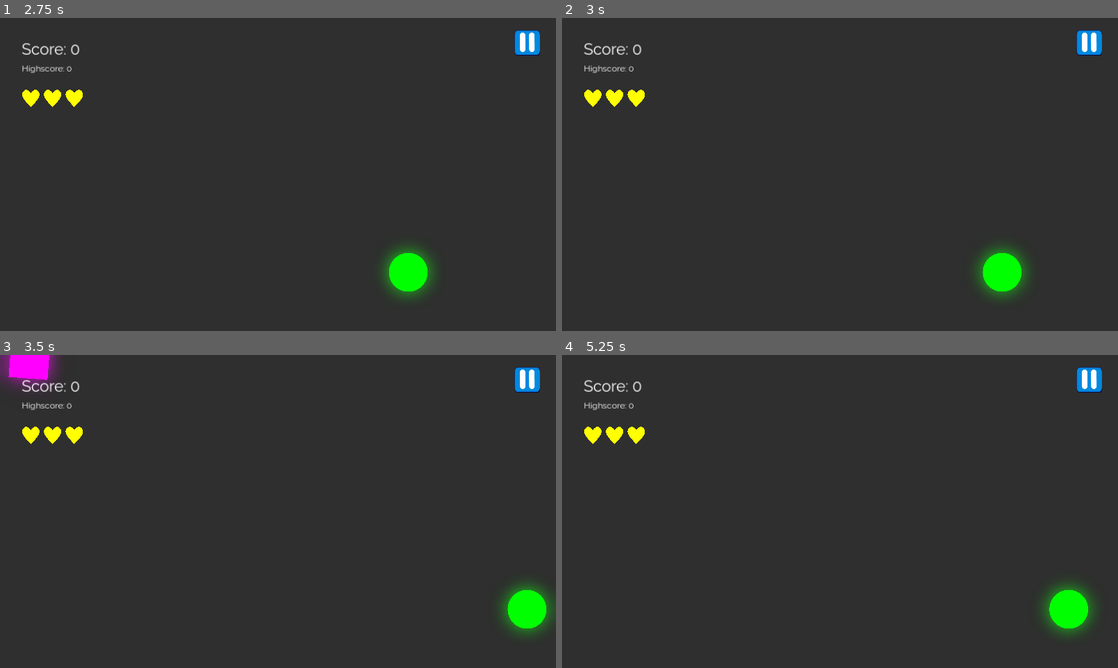
Above: before the commit, frames 1-4 (two rows, left to right).
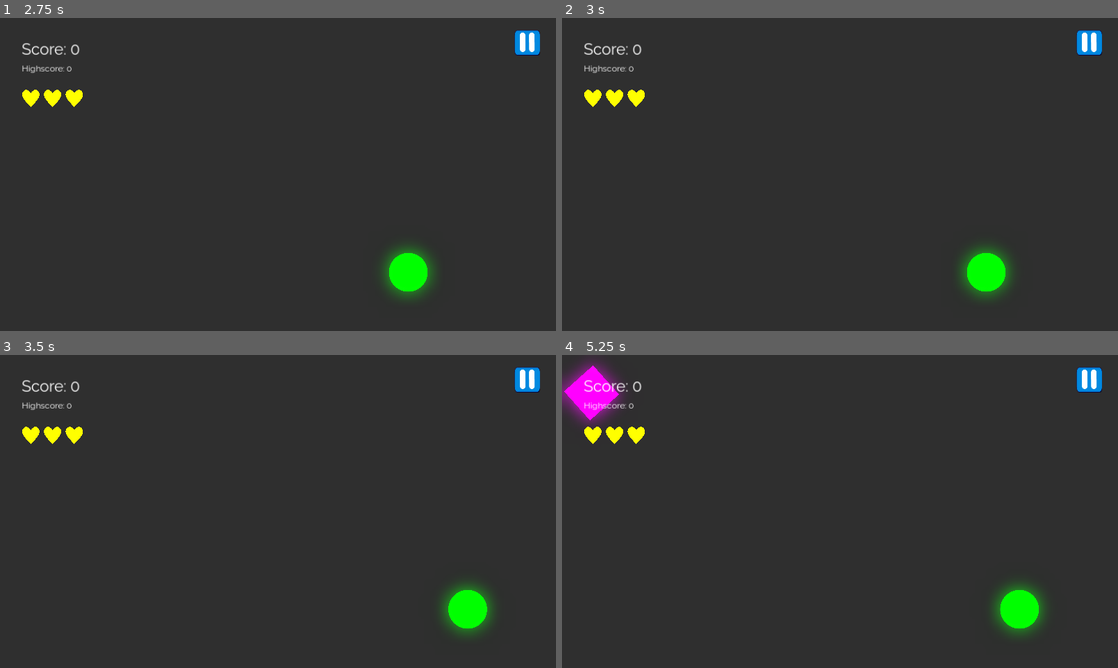
Above: after the commit, the same moments.

Repository: SkyDustGames/color-catcher
Game: Godot game, scene res://scenes/menu.tscn
The game is run twice, just before and just after one commit, with the same random seed, the same clock (stepped at 60 frames per second) and the same inputs.
Inputs:
- Up to frame 1 (2.75 s): click "Play" at 0.5 s; tap Enter at 1.25 s; hold Right (move_right) 1.28-2.03 s; hold E (slow_down, bound only after the commit) from 2.03 s (still down)
- Up to frame 2 (3 s): tap Space at 2.75 s; release E (slow_down, bound only after the commit) at 2.78 s; hold Right (move_right) from 2.78 s (still down)
- Up to frame 3 (3.5 s): keep holding Right (move_right)
- Up to frame 4 (5.25 s): release Right (move_right) at 4.28 s; hold Left (move_left) from 4.28 s (still down)

Frame 1 is identical in both runs. In frame 2, 1.3% of the frame differs, in the area x 71-84%, y 73-90%; in frame 3, 3.5%; in frame 4, 4.0%, in the area x 0-96%, y 2-90%.

Commit message:
Add ability to slow down game

Diff:
--- a/project.godot
+++ b/project.godot
@@ -58,6 +58,11 @@
 "events": [Object(InputEventKey,"resource_local_to_scene":false,"resource_name":"","device":-1,"window_id":0,"alt_press …(182 unchanged characters)…
 ]
 }
+slow_down={
+"deadzone": 0.5,
+"events": [Object(InputEventKey,"resource_local_to_scene":false,"resource_name":"","device":-1,"window_id":0,"alt_pressed":false,"shift_pressed":false,"ctrl_pressed":false,"meta_pressed":false,"pressed":false,"keycode":0,"physical_keycode":69,"key_label":0,"unicode":101,"echo":false,"script":null)
+]
+}
 
 [rendering]
 
--- a/scenes/game.tscn
+++ b/scenes/game.tscn
@@ -13,6 +13,9 @@
 [ext_resource type="Script" path="res://scripts/WorldEnvironment.gd" id="5_egtg2"]
 [ext_resource type="Texture2D" uid="uid://dtgkv7saefrm4" path="res://sprites/empty.png" id="5_kobak"]
 [ext_resource type="Texture2D" uid="uid://cjmxrwkios7qh" path="res://sprites/buttons/button_hover.png" id="6_d1g0w"]
+[ext_resource type="Texture2D" uid="uid://dlkhpqhw8f0ue" path="res://sprites/buttons/slow_hover.png" id="12_ryrlp"]
+[ext_resource type="Texture2D" uid="uid://omklugeecyer" path="res://sprites/buttons/slow_normal.png" id="13_wxn3h"]
+[ext_resource type="Texture2D" uid="uid://csd3ow0dqnscu" path="res://sprites/buttons/slow_press.png" id="14_yx4bb"]
 
 [sub_resource type="Environment" id="Environment_a3k1r"]
 background_mode = 3
@@ -221,6 +224,27 @@
 ignore_texture_size = true
 stretch_mode = 0
 
+[node name="Slowdown" type="TextureButton" parent="CanvasLayer"]
+process_mode = 3
+anchors_preset = 3
+anchor_left = 1.0
+anchor_top = 1.0
+anchor_right = 1.0
+anchor_bottom = 1.0
+offset_left = -166.0
+offset_top = -156.0
+offset_right = -75.0
+offset_bottom = -65.0
+grow_horizontal = 0
+grow_vertical = 0
+size_flags_horizontal = 8
+size_flags_vertical = 0
+texture_normal = ExtResource("13_wxn3h")
+texture_pressed = ExtResource("14_yx4bb")
+texture_hover = ExtResource("12_ryrlp")
+ignore_texture_size = true
+stretch_mode = 0
+
 [node name="Environment" type="Node2D" parent="."]
 process_mode = 1
 
@@ -229,6 +253,7 @@
 [node name="Spawner" parent="Environment" instance=ExtResource("4_rg2xs")]
 
 [node name="MoveLeft" type="TouchScreenButton" parent="Environment"]
+visible = false
 position = Vector2(-2777, -1355)
 scale = Vector2(6.58594, 6.94531)
 texture_normal = ExtResource("5_kobak")
@@ -237,6 +262,7 @@
 action = "move_left"
 
 [node name="MoveRight" type="TouchScreenButton" parent="Environment"]
+visible = false
 position = Vector2(599, -1536)
 scale = Vector2(6.13281, 6.94141)
 texture_normal = ExtResource("5_kobak")
@@ -256,3 +282,4 @@
 [connection signal="pressed" from="CanvasLayer/Pause/PauseMenu/Menu" to="CanvasLayer/Pause" method="_on_menu_pressed"]
 [connection signal="pressed" from="CanvasLayer/Pause/PauseMenu/Quit" to="CanvasLayer/Pause" method="_on_quit_pressed"]
 [connection signal="pressed" from="CanvasLayer/Pause/PauseButton" to="CanvasLayer/Pause" method="_on_pause_button_pressed"]
+[connection signal="pressed" from="CanvasLayer/Slowdown" to="Environment/Circle" method="toggle_slow"]
--- a/scripts/Circle.gd
+++ b/scripts/Circle.gd
@@ -31,11 +31,16 @@
 		movement = 1
 	elif Input.is_action_just_pressed("move_left"):
 		movement = -1
-
 	if Input.is_action_just_released("move_right"):
 		movement = -1 if Input.is_action_pressed("move_left") else 0
 	if Input.is_action_just_released("move_left"):
 		movement = 1 if Input.is_action_pressed("move_right") else 0
+
+	if Input.is_action_just_pressed("slow_down"):
+		toggle_slow()
+
+func toggle_slow():
+	Engine.time_scale = 0.5 if Engine.time_scale == 1 else 1.0
 
 func _physics_process(delta):
 	position.x += movement * speed * delta
Not shown: 1 places in scenes/game.tscn that only renumber resources
Binary file added: sprites/buttons/slow_hover.png
Not shown, added: sprites/buttons/slow_hover.png.import
Binary file added: sprites/buttons/slow_normal.png
Not shown, added: sprites/buttons/slow_normal.png.import
Binary file added: sprites/buttons/slow_press.png
Not shown, added: sprites/buttons/slow_press.png.import
